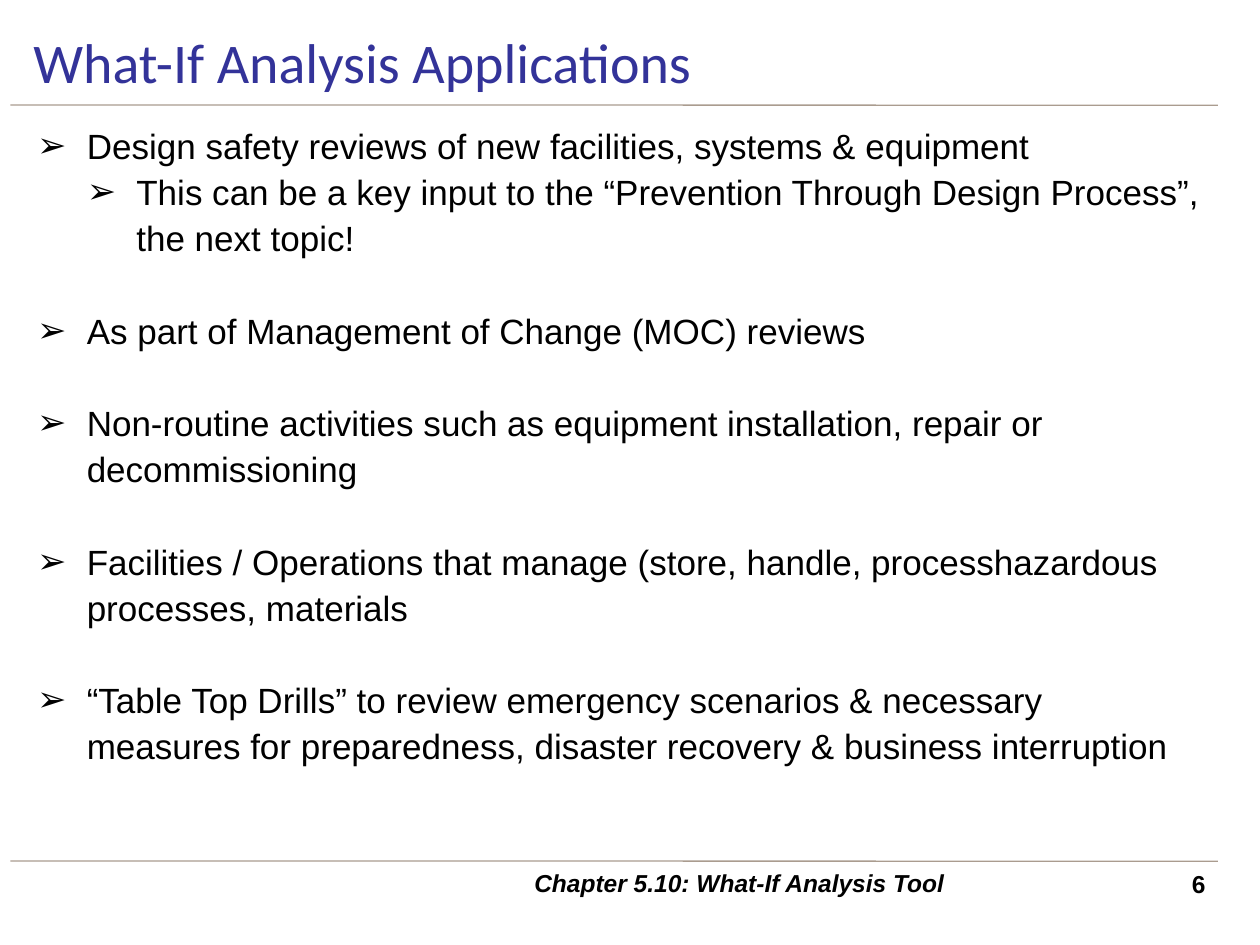
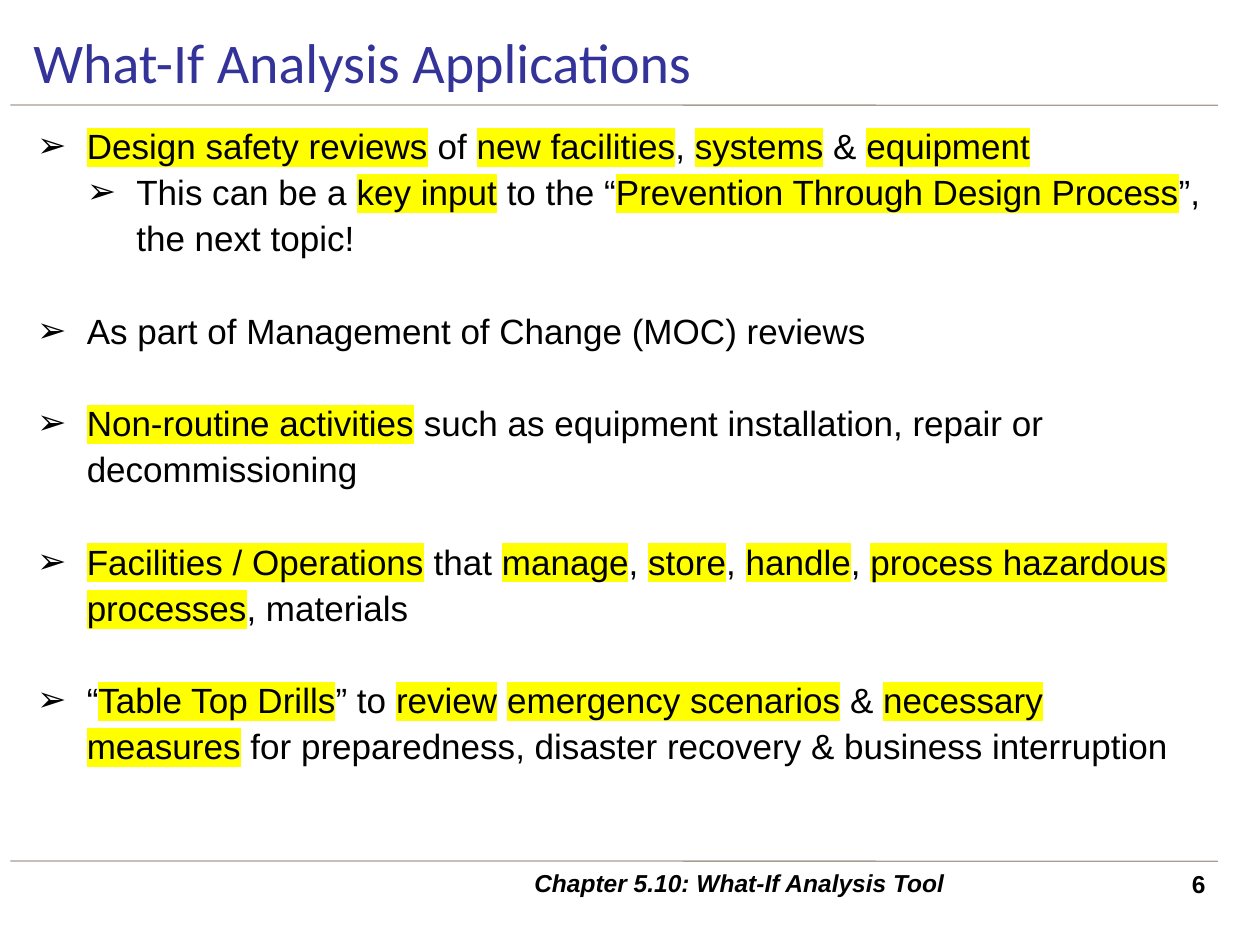
Before and after one commit to Dekr0/ENGG-404, a slide deck: slide 6 of Lecture PPTs - Students/28 Ch5.10 WhatIf Analysis v20210524 SV.pptx. Drawn at 1260x945 pixels with LibreOffice and Linux fonts; fonts in the diff are those of the drawing; background and template pictures are left out. Boxes give left, top, right and bottom in pixels: in the first picture for what was removed or moved away, otherwise in the second. Text is boxed around its words. In the diff, an @@ line names an element or a change of style, - is before the commit and + after.

```diff
--- a/Lecture PPTs - Students/28 Ch5.10 WhatIf Analysis v20210524 SV.pptx
+++ b/Lecture PPTs - Students/28 Ch5.10 WhatIf Analysis v20210524 SV.pptx
@@ text at box(87, 131, 1201, 766): highlight none to #FFFF00 in "Design safety reviews new facilities, systems equipment", "key input “Prevention Through Design Process”,", "Non-routine activities", "“Table Top Drills” review emergency scenarios necessary ..." @@
@@ text at box(87, 546, 1167, 628): text changed @@
-➢ Facilities / Operations that manage (store, handle, processhazardous processes, materials
+➢ Facilities / Operations that manage, store, handle, process hazardous processes, materials
```
Also in this commit, not shown: 10 other slides changed, 21 other files.
